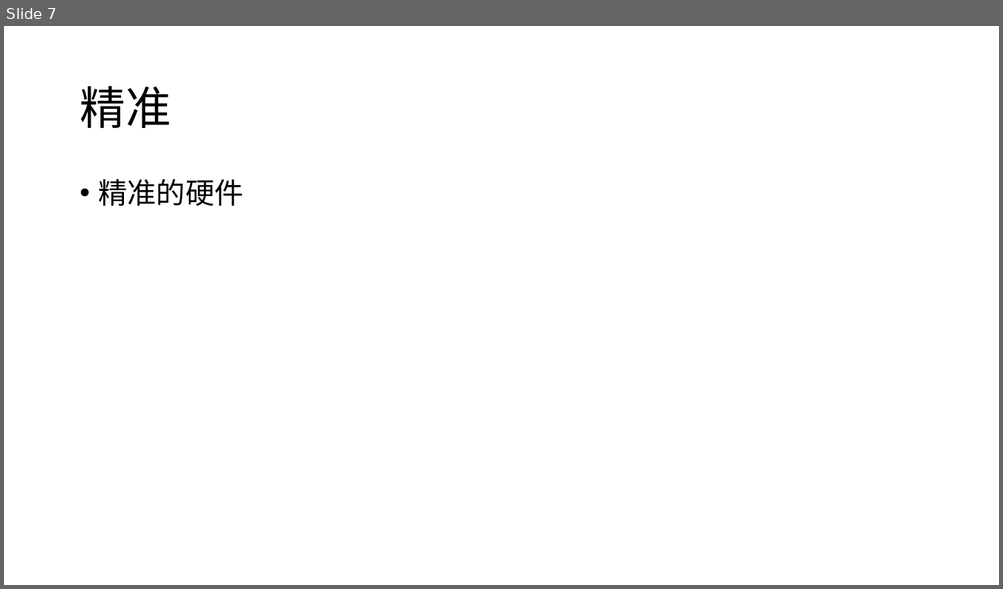
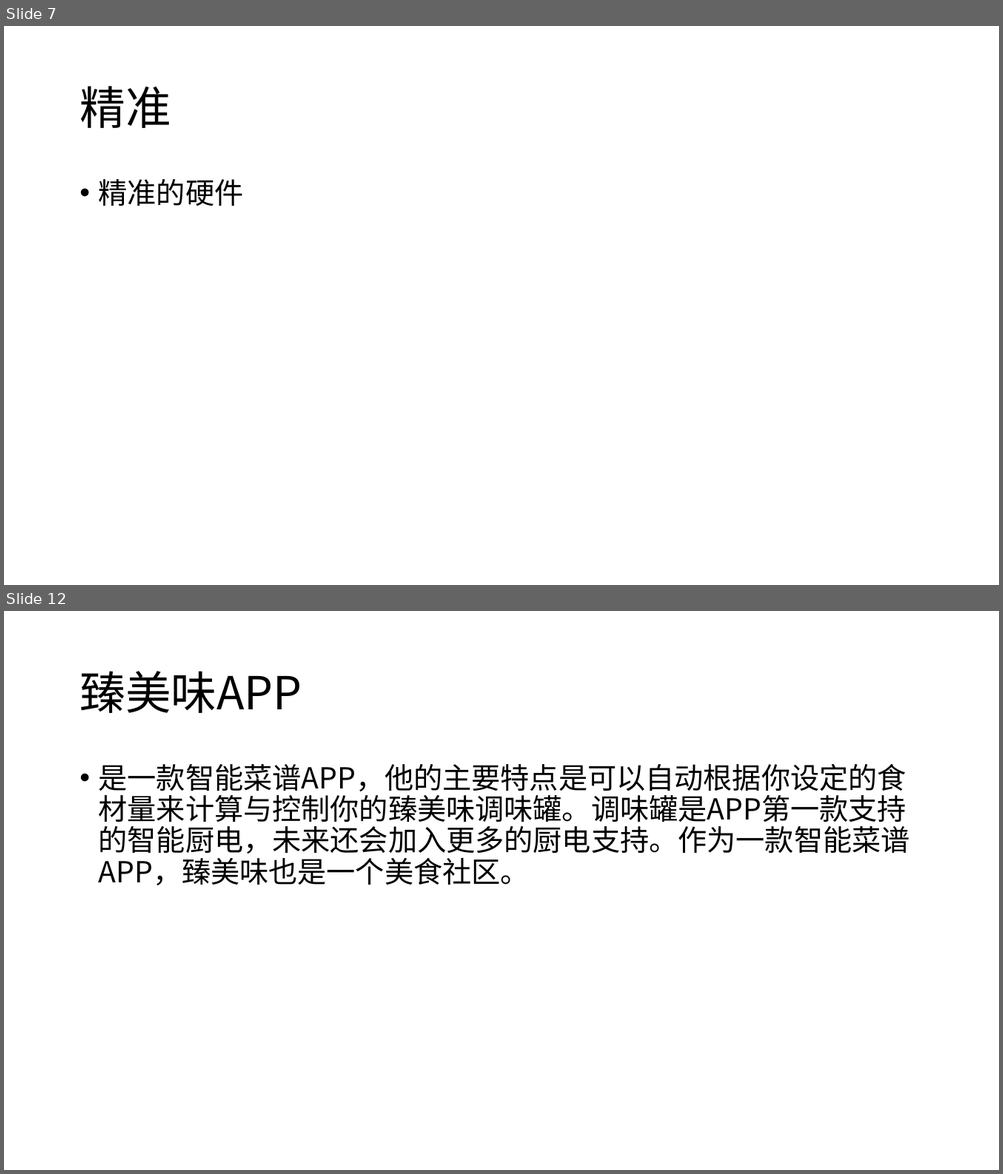
Before and after one commit to SauceX/SauceX-Doc, a slide deck: PPT/臻美味.pptx. Shown one above the other, each under a label of ours: slide 7 before the commit, slides 7 and 12 after it; the slides between them are not shown. The pictures are 1003x589 and 1003x1174 pixels, drawn with LibreOffice and Linux fonts; fonts in the diff are those of the drawing. Boxes give left, top, right and bottom in pixels: in the first picture for what was removed or moved away, otherwise in the second. Text is boxed around its words. In the diff, an @@ line names an element or a change of style, - is before the commit and + after.

```diff
--- a/PPT/臻美味.pptx
+++ b/PPT/臻美味.pptx
@@ slide 12 added at [4, 611, 999, 1170], background #FFFFFF @@
@@ title added at [79, 671, 301, 713], 44 pt, text #000000 @@
+臻美味APP
@@ text added at [99, 764, 910, 886], 28 pt, text #000000 @@
+• 是一款智能菜谱APP，他的主要特点是可以自动根据你设定的食材量来计算与控制你的臻美味调味罐。调味罐是APP第一款支持的智能厨电，未来还会加入更多的厨电支持。作为一款智能菜谱APP，臻美味也是一个美食社区。
```
Also in this commit, not shown: 1 slide changed, 7 other slides added.
